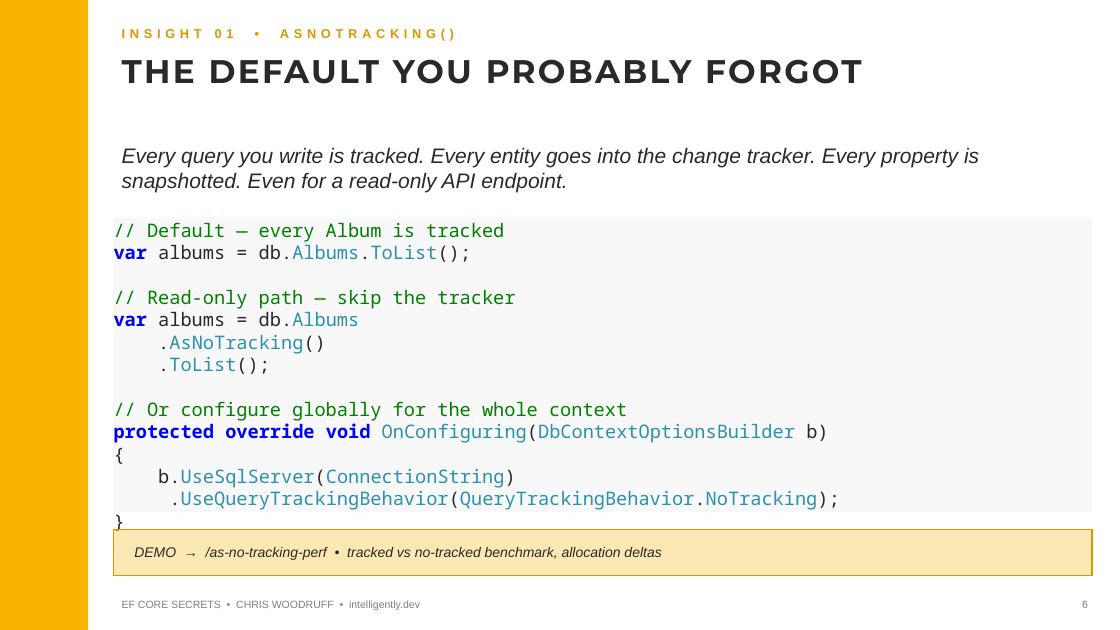
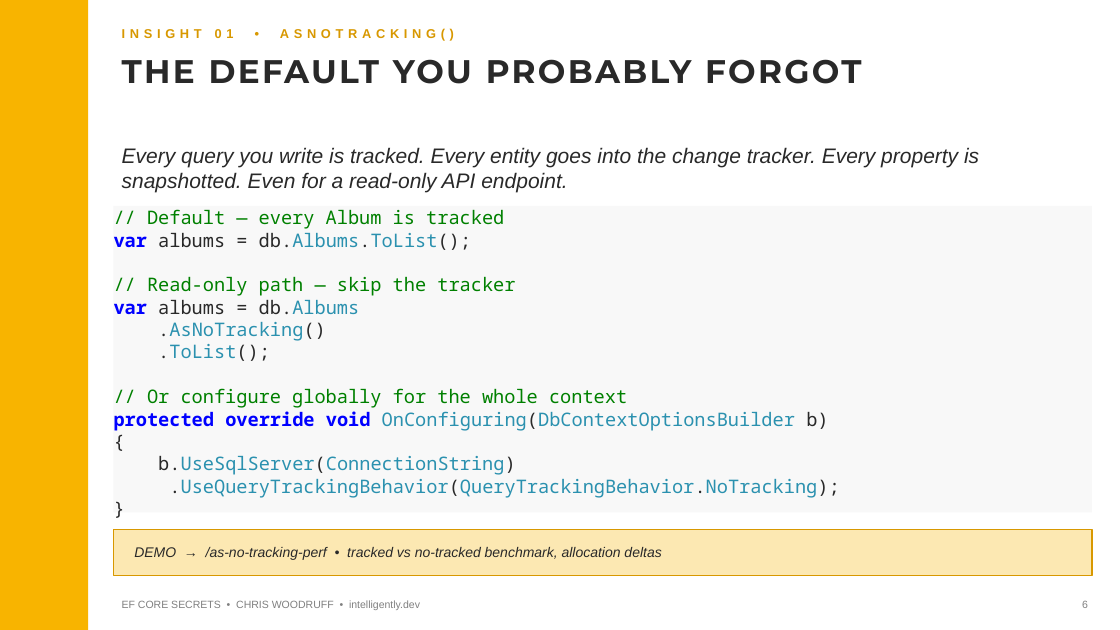
Before and after one commit to cwoodruff/EFCoreDemos, a slide deck: slide 7 of EF-Core-Secrets-10-Insights.pptx. Drawn at 1120x630 pixels with LibreOffice and Linux fonts; fonts in the diff are those of the drawing. Boxes give left, top, right and bottom in pixels: in the first picture for what was removed or moved away, otherwise in the second. Text is boxed around its words. In the diff, an @@ line names an element or a change of style, - is before the commit and + after.

```diff
--- a/EF-Core-Secrets-10-Insights.pptx
+++ b/EF-Core-Secrets-10-Insights.pptx
@@ rectangle "// Default — every Album ...": place and size @@
-rectangle "// Default — every Album ..." at <box>113,218,1092,513</box>
+rectangle "// Default — every Album ..." at <box>113,206,1092,513</box>
```
Also in this commit, not shown: 2 other slides changed, 2 slides added.
